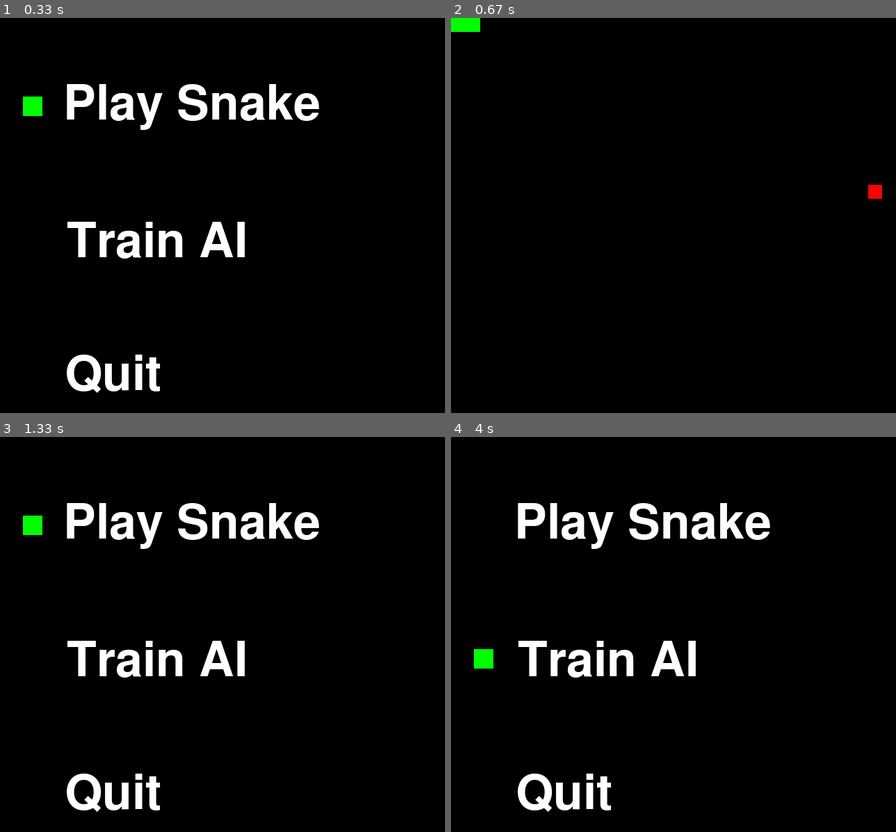
Above: before the commit, frames 1-4 (two rows, left to right).
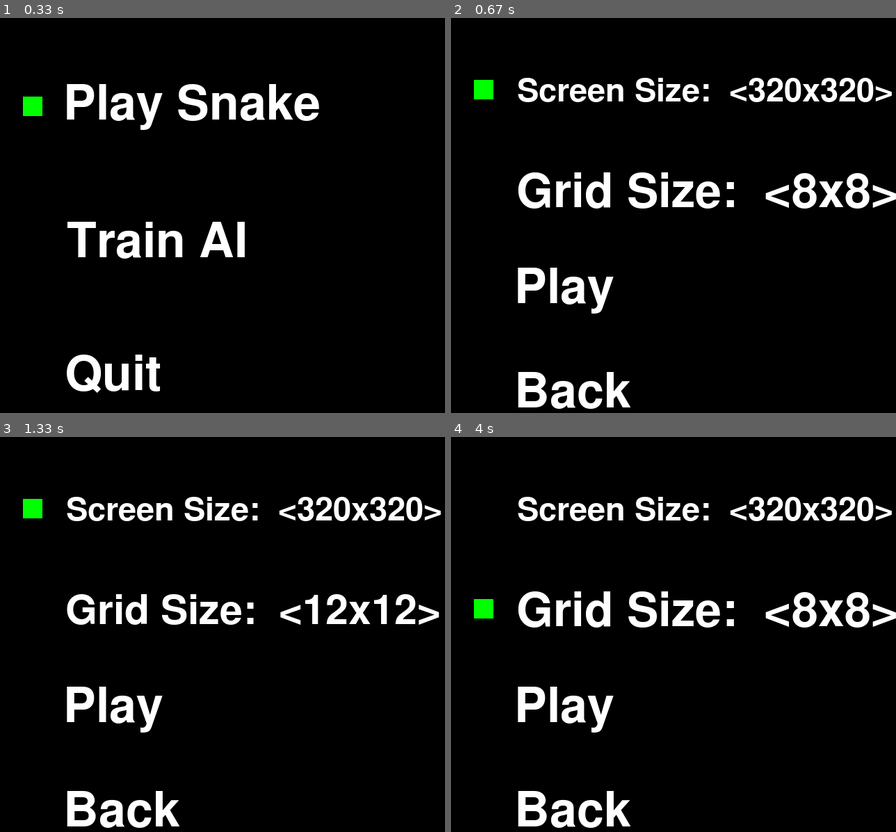
Above: after the commit, the same moments.

Repository: RyanBuck182/SnakeAI
Game: pygame game, started from main.py
Two runs of this game, one before a commit and one after it. Both use one fixed random seed, a clock stepped at 60 frames per second and the inputs below.
Inputs:
- Up to frame 1 (0.33 s): no input
- Up to frame 2 (0.67 s): tap Enter at 0.33 s
- Up to frame 3 (1.33 s): tap Enter at 0.67 s; hold D from 1 s (still down); hold Up from 1 s (still down)
- Up to frame 4 (4 s): release D at 1.47 s; release Up at 1.47 s; tap Enter at 1.5 s; hold W 1.83-2.3 s; hold Right 2.33-2.8 s; hold A 2.83-3.37 s; hold Down 3.4-3.7 s; hold A from 3.73 s (still down)

Frame 1 is identical in both runs. In frame 2, 8.0% of the frame differs, in the area x 0-100%, y 0-99%; in frame 3, 11%; in frame 4, 12%, in the area x 5-100%, y 15-99%.

Commit message:
Add pre game menu

Diff:
--- a/main.py
+++ b/main.py
@@ -1,3 +1,4 @@
+import os
 import pygame
 from coordinate import Coordinate
 from rendered_game import RenderedGame
@@ -5,25 +6,42 @@
 from pygame_game_renderer import PygameGameRenderer
 from pygame_game_controller import PygameGameController
 from pygame_menu import PygameMenu
-from menu_element import MenuElement
 from selectable_menu_element import SelectableMenuElement
+from optioned_menu_element import OptionedMenuElement, MenuElementOption
 
-SCREEN_DIMENSIONS = Coordinate(640, 640)
+DEFAULT_SCREEN_DIMENSIONS = Coordinate(640, 640)
+SCREEN_DIMENSION_OPTIONS = [
+    MenuElementOption('320x320', Coordinate(320, 320)),
+    MenuElementOption('480x480', Coordinate(480, 480)),
+    MenuElementOption('640x640', Coordinate(640, 640)),
+    MenuElementOption('800x800', Coordinate(800, 800)),
+    MenuElementOption('960x960', Coordinate(960, 960)),
+]
+GRID_DIMENSION_OPTIONS = [
+    MenuElementOption('8x8', Coordinate(8, 8)),
+    MenuElementOption('12x12', Coordinate(12, 12)),
+    MenuElementOption('16x16', Coordinate(16, 16)),
+    MenuElementOption('24x24', Coordinate(24, 24)),
+    MenuElementOption('32x32', Coordinate(32, 32)),
+    MenuElementOption('48x48', Coordinate(48, 48)),
+    MenuElementOption('64x64', Coordinate(64, 64)),
+    MenuElementOption('96x96', Coordinate(96, 96)),
+    MenuElementOption('128x128', Coordinate(128, 128))
+]
 
 pygame.init()
 pygame.display.set_caption("Snake")
-SCREEN = pygame.display.set_mode(tuple(SCREEN_DIMENSIONS))
-
+screen = pygame.display.set_mode(tuple(DEFAULT_SCREEN_DIMENSIONS))
 
 def main_menu():
-    menu = PygameMenu(SCREEN)
-    menu.add_element(SelectableMenuElement("Play Snake", 1/3, on_select=play_manual))
-    menu.add_element(SelectableMenuElement("Train AI", 1/3, on_select=lambda: None))
-    menu.add_element(SelectableMenuElement("Quit", 1/3, on_select=pygame.quit))
+    menu = PygameMenu(screen)
+    menu.add_element(SelectableMenuElement("Play Snake", on_select=pre_game_menu))
+    menu.add_element(SelectableMenuElement("Train AI", on_select=lambda: None))
+    menu.add_element(SelectableMenuElement("Quit", on_select=pygame.quit))
 
     selection = None
     while selection is None:
-        SCREEN.fill((0, 0, 0))
+        screen.fill((0, 0, 0))
         menu.draw()
         for event in pygame.event.get():
             if event.type == pygame.QUIT:
@@ -39,14 +57,47 @@
 
     menu.select_element(selection)
 
+def pre_game_menu():
+    menu = PygameMenu(screen)
+    menu.add_element(OptionedMenuElement("Screen Size", SCREEN_DIMENSION_OPTIONS, on_select=menu.selection_down))
+    menu.add_element(OptionedMenuElement("Grid Size", GRID_DIMENSION_OPTIONS, on_select=menu.selection_down))
 
-def play_manual():
-    grid_dimensions = Coordinate(32, 32)
+    def select_play():
+        play_manual(menu.selectable_elements[0].get_selected_value(), menu.selectable_elements[1].get_selected_value())
+    menu.add_element(SelectableMenuElement("Play", on_select=select_play))
+    menu.add_element(SelectableMenuElement("Back", on_select=main_menu))
+
+    selection_complete = False
+    while not selection_complete:
+        screen.fill((0, 0, 0))
+        menu.draw()
+        for event in pygame.event.get():
+            if event.type == pygame.QUIT:
+                pygame.quit()
+                selection_complete = True
+            elif event.type == pygame.KEYDOWN:
+                match event.key:
+                    case pygame.K_w | pygame.K_UP:
+                        menu.selection_up()
+                    case pygame.K_s | pygame.K_DOWN:
+                        menu.selection_down()
+                    case pygame.K_d | pygame.K_RIGHT:
+                        menu.selection_right()
+                    case pygame.K_a | pygame.K_LEFT:
+                        menu.selection_left()
+                    case pygame.K_RETURN:
+                        menu.select_current()
+                        if menu.selection in [3, 4]:
+                            selection_complete = True
+
+def play_manual(screen_dimensions: Coordinate, grid_dimensions: Coordinate):
     player_start_pos = Coordinate(0, 0)
     player_start_length = 4
     handler = GameHandler(grid_dimensions, player_start_pos, player_start_length)
 
-    renderer = PygameGameRenderer(SCREEN)
+    global screen
+    screen = pygame.display.set_mode(tuple(screen_dimensions))
+    renderer = PygameGameRenderer(screen)
 
     controller = PygameGameController()
 
@@ -54,8 +105,11 @@
     score = game.run()
     print(score)
 
+    screen = pygame.display.set_mode(tuple(DEFAULT_SCREEN_DIMENSIONS))
     main_menu()
 
 
 if __name__ == '__main__':
+    os.environ['SDL_VIDEO_WINDOW_POS'] = 'center'
+
     main_menu()
